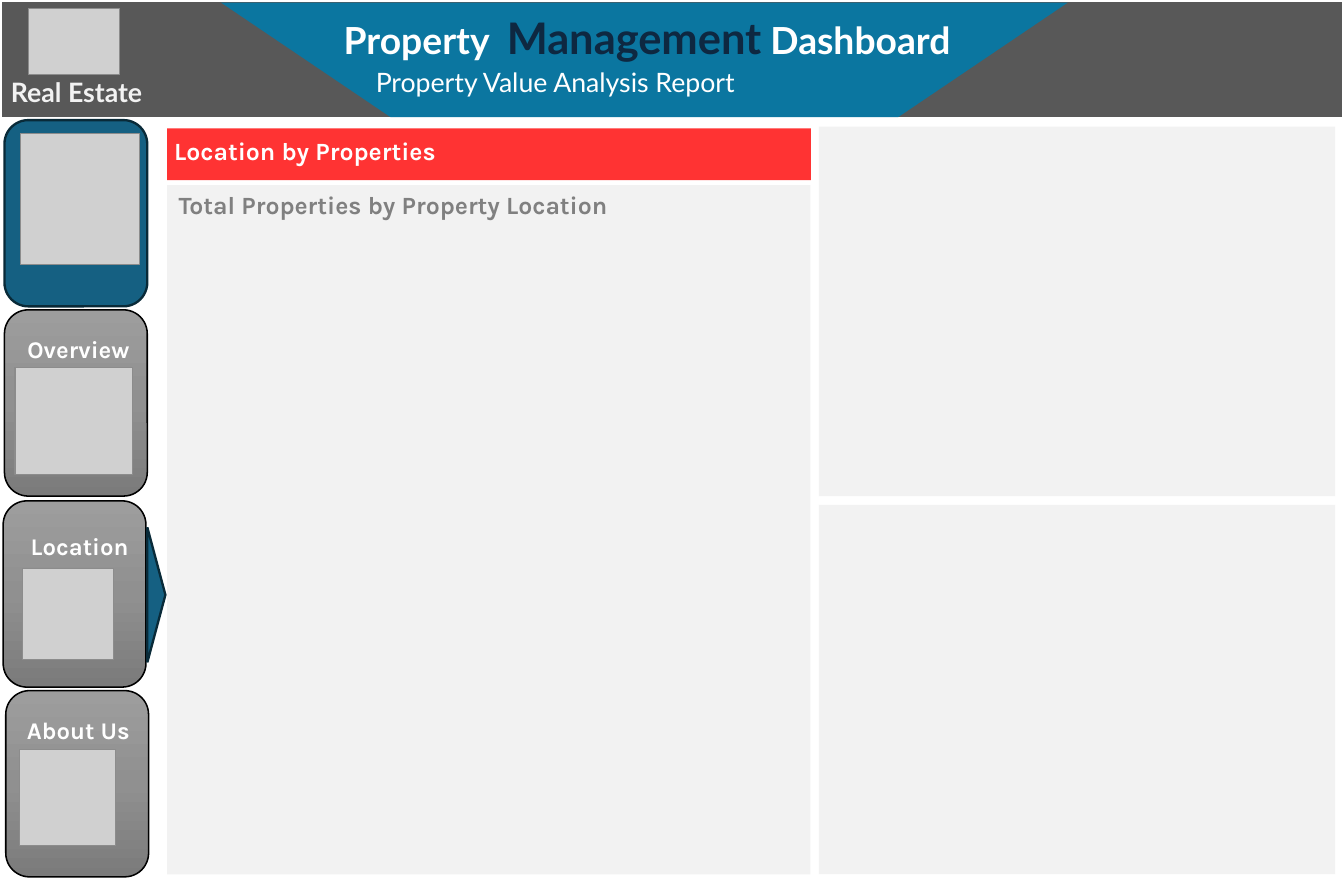
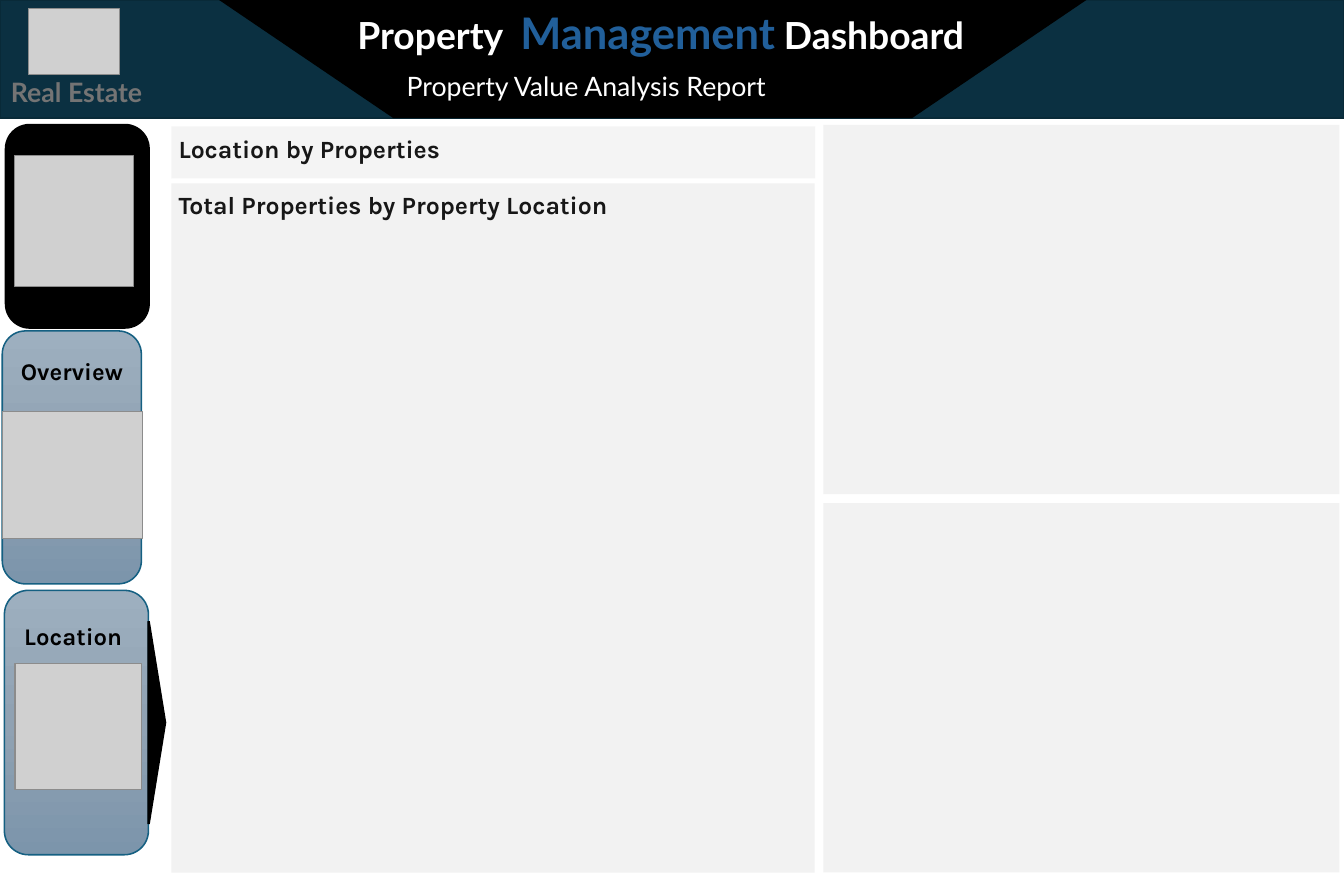
Before and after one commit to DhivyaP-design/Real-Estate-and-Property-Management, a slide deck: slide 2 of Real Estate Background Layouts.pptx. Drawn at 1344x880 pixels with LibreOffice and Linux fonts; fonts in the diff are those of the drawing; grey boxes stand for pictures. Boxes give left, top, right and bottom in pixels: in the first picture for what was removed or moved away, otherwise in the second. Text is boxed around its words. In the diff, an @@ line names an element or a change of style, - is before the commit and + after.

```diff
--- a/Real Estate Background Layouts.pptx
+++ b/Real Estate Background Layouts.pptx
@@ rectangle at (x1=0, y1=0, x2=1344, y2=118): fill #585858 to #0B3041; outline #FFFFFF 2 pt to #092A39 1.5 pt @@
@@ flow chart manual operation resized from (x1=221, y1=2, x2=1068, y2=116) to (x1=221, y1=0, x2=1085, y2=117) @@
@@ flow chart manual operation at (x1=221, y1=0, x2=1085, y2=117): fill #0B76A0 to #000000; outline none to #000000 1.5 pt @@
@@ text "Property Management Dashboard" moved from (x1=344, y1=22, x2=950, y2=62) to (x1=357, y1=17, x2=964, y2=57) @@
@@ text "Property Management Dashboard" at (x1=357, y1=17, x2=964, y2=57): text colour #0E2841 to #215F9A in "Management" @@
@@ text "Real Estate" at (x1=11, y1=82, x2=142, y2=102): text colour #F2F2F2 to #747474 @@
@@ text "Property Value Analysis Report" moved from (x1=376, y1=72, x2=734, y2=97) to (x1=407, y1=76, x2=765, y2=101) @@
@@ rounded rectangle resized from (x1=4, y1=120, x2=147, y2=306) to (x1=6, y1=125, x2=149, y2=327) @@
@@ rounded rectangle at (x1=6, y1=125, x2=149, y2=327): fill #156082 to #000000; outline #092A39 1.5 pt to #000000 1.5 pt @@
@@ text "Location by Properties" at (x1=179, y1=140, x2=440, y2=164): text colour #FFFFFF to #171717 @@
@@ rectangle at (x1=171, y1=126, x2=814, y2=178): fill #FF0000 at 80% opacity to #F2F2F2 at 80% opacity @@
@@ picture moved from (x1=20, y1=133, x2=139, y2=264) to (x1=15, y1=155, x2=133, y2=286) @@
@@ text "Total Properties by Property Location" at (x1=179, y1=196, x2=607, y2=220): text colour #808080 to #171717 @@
@@ rounded rectangle at (x1=2, y1=331, x2=142, y2=583): fill gradient #9D9D9D to #909090 to #7C7C7C to gradient #9EAFBF to #91A3B4 to #7C95AB; outline #000000 1 pt to #156082 1 pt @@
@@ rounded rectangle resized from (x1=4, y1=309, x2=147, y2=496) to (x1=2, y1=331, x2=142, y2=583) @@
@@ text "Overview" at (x1=21, y1=363, x2=123, y2=381): text colour #FFFFFF to #000000 @@
@@ text "Overview" moved from (x1=27, y1=341, x2=129, y2=358) to (x1=21, y1=363, x2=123, y2=381) @@
@@ picture resized from (x1=15, y1=368, x2=132, y2=474) to (x1=2, y1=411, x2=142, y2=538) @@
@@ rounded rectangle resized from (x1=3, y1=501, x2=146, y2=687) to (x1=4, y1=590, x2=149, y2=855) @@
@@ rounded rectangle at (x1=4, y1=590, x2=149, y2=855): fill gradient #9D9D9D to #909090 to #7C7C7C to gradient #9EAFBF to #91A3B4 to #7C95AB; outline #000000 1 pt to #156082 1 pt @@
@@ text "Location" moved from (x1=31, y1=538, x2=129, y2=555) to (x1=24, y1=628, x2=122, y2=646) @@
@@ text "Location" at (x1=24, y1=628, x2=122, y2=646): text colour #FFFFFF to #000000 @@
@@ triangle at (x1=149, y1=621, x2=165, y2=823): fill #156082 to #000000; outline #092A39 1.5 pt to #000000 1.5 pt @@
@@ triangle resized from (x1=148, y1=527, x2=166, y2=662) to (x1=149, y1=621, x2=165, y2=823) @@
@@ picture resized from (x1=22, y1=569, x2=113, y2=659) to (x1=15, y1=664, x2=141, y2=790) @@
@@ rounded rectangle removed at (x1=6, y1=690, x2=149, y2=877) @@
@@ text removed at (x1=27, y1=723, x2=130, y2=739) @@
-About Us
@@ picture removed at (x1=20, y1=750, x2=116, y2=846) @@
```
Also in this commit, not shown: 1 other slide changed.
